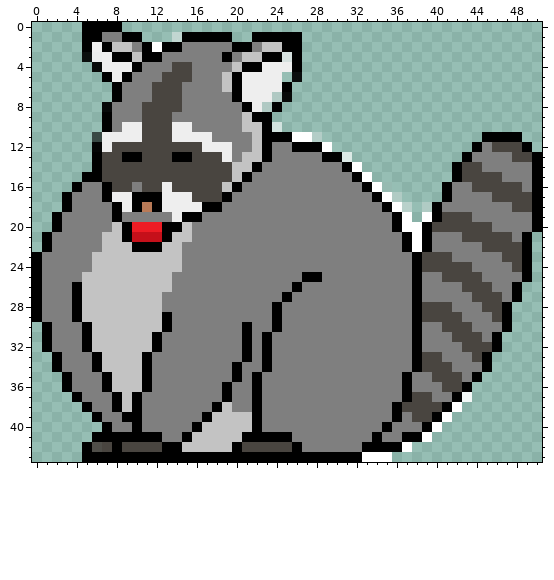
File history of a pixel-art sprite, openMouthBlinking.png. The picture above is the old version.
Pixels under 10% opacity are left out. Colours within 5 levels of each other are drawn and written as one.
The same view after the edit:
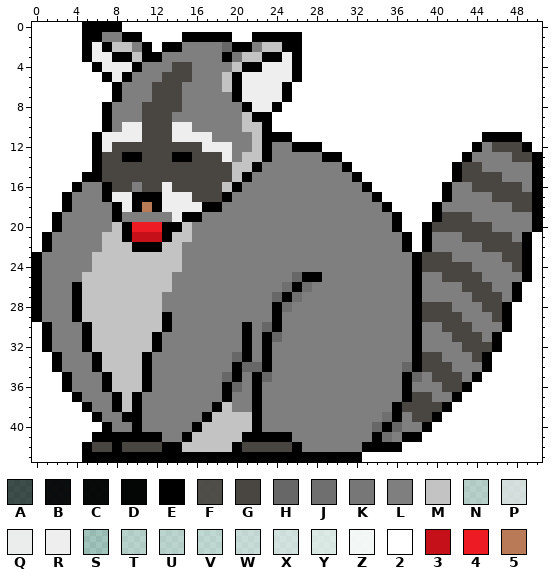
Palette (. is transparent): A #00000096  B #000000ec  C #000000f2  D #000000f8  E #000000  F #494540ec  G #494540  H #676767  J #6f6f6f  K #777777  L #7f7f7f  M #c3c3c3  N #eeeeee62  P #eeeeeeb7  Q #eeeeeef7  R #eeeeee  S #ffffff1a  T #ffffff53  U #ffffff5a  V #ffffff66  W #ffffff77  X #ffffff92  Y #ffffffab  Z #ffffffe3  2 #ffffff  3 #c5101a  4 #ed1c24  5 #b97a57
Edits made:
file 51x44 -> 306x264 pixels (blocks of 1x1 -> 6x6; one block is one cell here)
@@ x 0..50 @@
- 0 .....EEEE..........................................
- 1 .....EELLEE...WEEEEE..EEEEE........................
- 2 .....EREMMLE2EELLLLLEELMMEE........................
- 3 .....BQREEMEELLLLLLELMMEEPE........................
- 4 ......CRRRELLLGGLLLLMEERRRE........................
- 5 .......ERELLLGGGLLLMERRRR.B........................
- 6 ........ELLLGGGLLLLMERRRRE.........................
- 7 ........ELLLGGGLLLLLERRRNC.........................
- 8 .......CLLLGGGGLLLLLLERNE..........................
- 9 .......ELLLGGGLLLLLLLMEE...........................
-10 .......ELRRGGGRRLLLLLMMEX..........................
-11 ......ARRRRGGGRRRRLLLLMEEE22U................EEEE..
-12 ......DRGGGGGGGGGRRRLLMELLEEE2..............ELGGGE.
-13 ......EGGEEGGGEEGGGRLMMELLLLLEEY...........ELLLLGGE
-14 ......EGGGGGGGGGGGGGMMELLLLLLLLE2.........EGGLLLLLE
-15 .....EEGGGGGGGGGGGGGMELLLLLLLLLLE2........EGGGGLLLE
-16 ....ELLEGGLGGRGGGGGMELLLLLLLLLLLLE2S.....ELLGGGGGLE
-17 ...ELLLERREEERRRGGGELLLLLLLLLLLLLLE2T....ELLLLGGGGE
-18 ...ELLLLERE5ERRRREELLLLLLLLLLLLLLLLE2V.TELLLLLLLGGE
-19 ..ELLLLLELLLLLREELLLLLLLLLLLLLLLLLLLE2.2EGGGLLLLLLE
-20 ..ELLLLLME444EEMLLLLLLLLLLLLLLLLLLLLE22EGGGGGGLLLLE
-21 .ELLLLLMME333EMMLLLLLLLLLLLLLLLLLLLLLE2ELLLGGGGGLE.
-22 .ELLLLLMMMEEEMMLLLLLLLLLLLLLLLLLLLLLLE2ELLLLLGGGGE.
-23 ELLLLLMMMMMMMMMLLLLLLLLLLLLLLLLLLLLLLLEGGGLLLLLGGE.
-24 ELLLLLMMMMMMMMMLLLLLLLLLLLLLLLLLLLLLLLEGGGGGLLLLGE.
-25 ELLLLMMMMMMMMMLLLLLLLLLLLLLEELLLLLLLLLELLGGGGLLLLE.
-26 ELLLEMMMMMMMMMLLLLLLLLLLLLELLLLLLLLLLLELLLLGGGLLE..
-27 ELLLEMMMMMMMMLLLLLLLLLLLLELLLLLLLLLLLLELLLLLGGGLE..
-28 ELLLEMMMMMMMMLLLLLLLLLLLELLLLLLLLLLLLLEGGGLLLGGE...
-29 ELLLEMMMMMMMMELLLLLLLLLLELLLLLLLLLLLLLEGGGGLLLGE...
-30 .ELLLEMMMMMMMELLLLLLLELLELLLLLLLLLLLLLELLGGGLLLE...
-31 .ELLLEMMMMMMELLLLLLLLELELLLLLLLLLLLLLLELLLGGGLE....
-32 .ELLLEMMMMMMELLLLLLLLELELLLLLLLLLLLLLLELLLLGGGE....
-33 ..ELLLEMMMMELLLLLLLLLELELLLLLLLLLLLLLLEGGLLLGE.....
-34 ..ELLLEMMMMELLLLLLLLELLELLLLLLLLLLLLLLEGGGLLLE.....
-35 ...ELLLEMMMELLLLLLLLELELLLLLLLLLLLLLLELLGGGLE......
-36 ...ELLLEMMMELLLLLLLELLELLLLLLLLLLLLLLELLLGGE.......
-37 ....ELLLEMELLLLLLLLELLELLLLLLLLLLLLLLEGGLLEZ.......
-38 .....ELLEMELLLLLLLEMLLELLLLLLLLLLLLLEGGGGE2........
-39 ......ELLEELLLLLLEMMMMELLLLLLLLLLLLLELGGE2.........
-40 .......ELLELLLLLEMMMMMELLLLLLLLLLLLELLLE2..........
-41 ......EEEEEEELLEMMMMMEEEEELLLLLLLLELLEE2...........
-42 .....EFGEGGGGEEMMMMMEGGGGGELLLLLLEEEE2.............
-43 .....EEEEEEEEEEEEEEEEEEEEEEEEEEEE222...............
+ 0 22222EEEE222222222222222222222222222222222222222222
+ 1 22222EELLEE2222EEEEE22EEEEE222222222222222222222222
+ 2 22222EREMMLE2EELLLLHEELMMEE222222222222222222222222
+ 3 22222ERREEMEELLLLLLEKMMEERE222222222222222222222222
+ 4 222222ERRRELLLGGLLLLMEERRRE222222222222222222222222
+ 5 2222222ERELLLGGGLLLMERRRRRE222222222222222222222222
+ 6 22222222ELLLGGGLLLLMERRRRE2222222222222222222222222
+ 7 22222222ELLLGGGLLLLLERRRRE2222222222222222222222222
+ 8 2222222ELLLGGGGLLLLLLERRE22222222222222222222222222
+ 9 2222222ELLLGGGLLLLLLLMEE222222222222222222222222222
+10 2222222ELRRGGGRRLLLLLMME222222222222222222222222222
+11 222222ERRRRGGGRRRRLLLLMEEE2222222222222222222EEEE22
+12 222222ERGGGGGGGGGRRRLLMELLEEE222222222222222ELGGGE2
+13 222222EGGEEGGGEEGGGRLMMELLLLLEE222222222222ELLLLGGE
+14 222222EGGGGGGGGGGGGGMMELLLLLLLLE2222222222EGGLLLLLE
+15 22222EEGGGGGGGGGGGGGMELLLLLLLLLLE222222222EGGGGLLLE
+16 2222ELLEGGLGGRGGGGGMELLLLLLLLLLLLE2222222ELLGGGGGLE
+17 222ELLLERREEERRRGGGELLLLLLLLLLLLLLE222222ELLLLGGGGE
+18 222ELLLLERE5ERRRREELLLLLLLLLLLLLLLLE2222ELLLLLLLGGE
+19 22ELLLLLELLLLLREELLLLLLLLLLLLLLLLLLLE222EGGGLLLLLLE
+20 22ELLLLLME444EEMLLLLLLLLLLLLLLLLLLLLE22EGGGGGGLLLLE
+21 2ELLLLLMME333EMMLLLLLLLLLLLLLLLLLLLLLE2ELLLGGGGGLE2
+22 2ELLLLLMMMEEEMMLLLLLLLLLLLLLLLLLLLLLLE2ELLLLLGGGGE2
+23 ELLLLLMMMMMMMMMLLLLLLLLLLLLLLLLLLLLLLLEGGGLLLLLGGE2
+24 ELLLLLMMMMMMMMMLLLLLLLLLLLLLLLLLLLLLLLEGGGGGLLLLGE2
+25 ELLLLMMMMMMMMMLLLLLLLLLLLLHEELLLLLLLLLELLGGGGLLLLE2
+26 ELLLEMMMMMMMMMLLLLLLLLLLLJEJLLLLLLLLLLELLLLGGGLLE22
+27 ELLLEMMMMMMMMLLLLLLLLLLLHEJLLLLLLLLLLLELLLLLGGGLE22
+28 ELLLEMMMMMMMMLLLLLLLLLLLEJLLLLLLLLLLLLEGGGLLLGGE222
+29 ELLLEMMMMMMMMELLLLLLLLLLELLLLLLLLLLLLLEGGGGLLLGE222
+30 2ELLLEMMMMMMMELLLLLLLELHELLLLLLLLLLLLLELLGGGLLLE222
+31 2ELLLEMMMMMMELLLLLLLLELEHLLLLLLLLLLLLLELLLGGGLE2222
+32 2ELLLEMMMMMMELLLLLLLLELELLLLLLLLLLLLLLELLLLGGGE2222
+33 22ELLLEMMMMELLLLLLLLHELELLLLLLLLLLLLLLEGGLLLGE22222
+34 22ELLLEMMMMELLLLLLLLEHHELLLLLLLLLLLLLHEGGGLLLE22222
+35 222ELLLEMMMELLLLLLLHELEHLLLLLLLLLLLLLEHLGGGLE222222
+36 222ELLLEMMMELLLLLLLEHLELLLLLLLLLLLLLLELLLGGE2222222
+37 2222ELLLEMELLLLLLLLELLELLLLLLLLLLLLLLEGGLLE22222222
+38 22222ELLEMELLLLLLLEMLLELLLLLLLLLLLLLEGGGGE222222222
+39 222222ELLEELLLLLLEMMMMELLLLLLLLLLLLJELGGE2222222222
+40 2222222ELLELLLLLEMMMMMELLLLLLLLLLLHEHLLE22222222222
+41 222222EEEEEEELLEMMMMMEEEEELLLLLLLLEJLEE222222222222
+42 22222EGGEGGGGEEMMMMMEGGGGGELLLLLLEEEE22222222222222
+43 22222EEEEEEEEEEEEEEEEEEEEEEEEEEEE222222222222222222
Where, in picture pixels (left, top, right, bottom), the same in both pictures:
changed: (32, 22, 542, 462)
